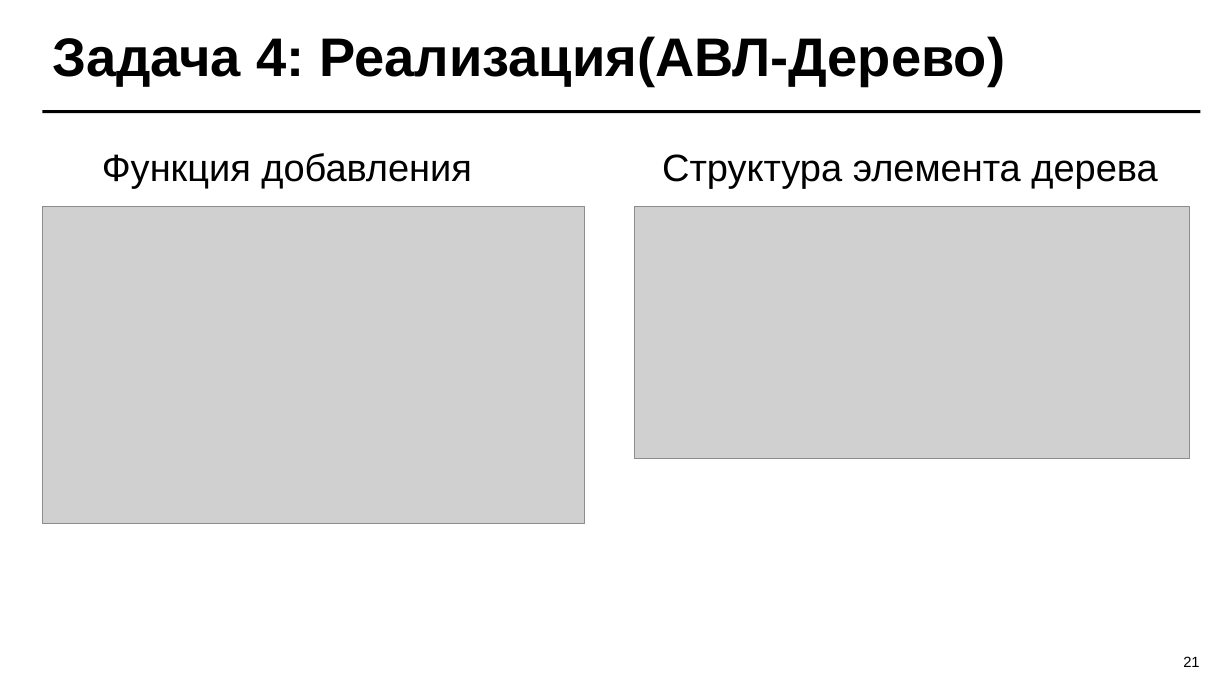
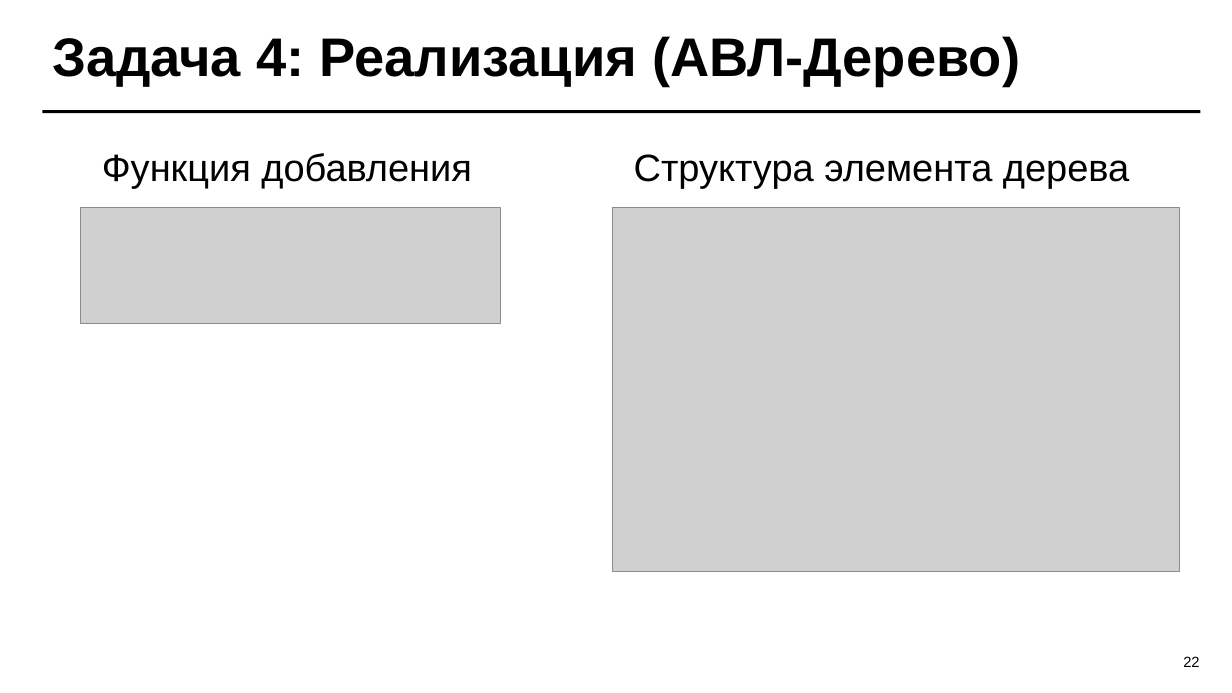
Before and after one commit to TheFusterMan/KursProject, a slide deck: slide 22 of Курсовой проект 2025 - ИС Юридическая фирма Б9123-09.03.04.ppt (slide 21 before the commit). Drawn at 1232x693 pixels with LibreOffice and Linux fonts; fonts in the diff are those of the drawing; grey boxes stand for pictures. Boxes give left, top, right and bottom in pixels: in the first picture for what was removed or moved away, otherwise in the second. Text is boxed around its words. In the diff, an @@ line names an element or a change of style, - is before the commit and + after.

```diff
--- a/Курсовой проект 2025 - ИС Юридическая фирма Б9123-09.03.04.ppt
+++ b/Курсовой проект 2025 - ИС Юридическая фирма Б9123-09.03.04.ppt
@@ title at box(52, 36, 1020, 87): spaces changed @@
-Задача 4: Реализация(АВЛ-Дерево)
+Задача 4: Реализация (АВЛ-Дерево)
@@ text "Структура элемента дерева": place and size @@
-text "Структура элемента дерева" at box(662, 154, 1157, 188)
+text "Структура элемента дерева" at box(634, 154, 1129, 188)
@@ picture: place and size @@
-picture at box(42, 206, 585, 523)
+picture at box(81, 208, 502, 324)
@@ picture: place and size @@
-picture at box(635, 206, 1190, 458)
+picture at box(613, 208, 1180, 572)
@@ page number at box(1183, 656, 1199, 667): text changed @@
-21
+22
```
Also in this commit, not shown: 16 other slides changed, 7 slides added, 6 slides removed, 7 other files.
